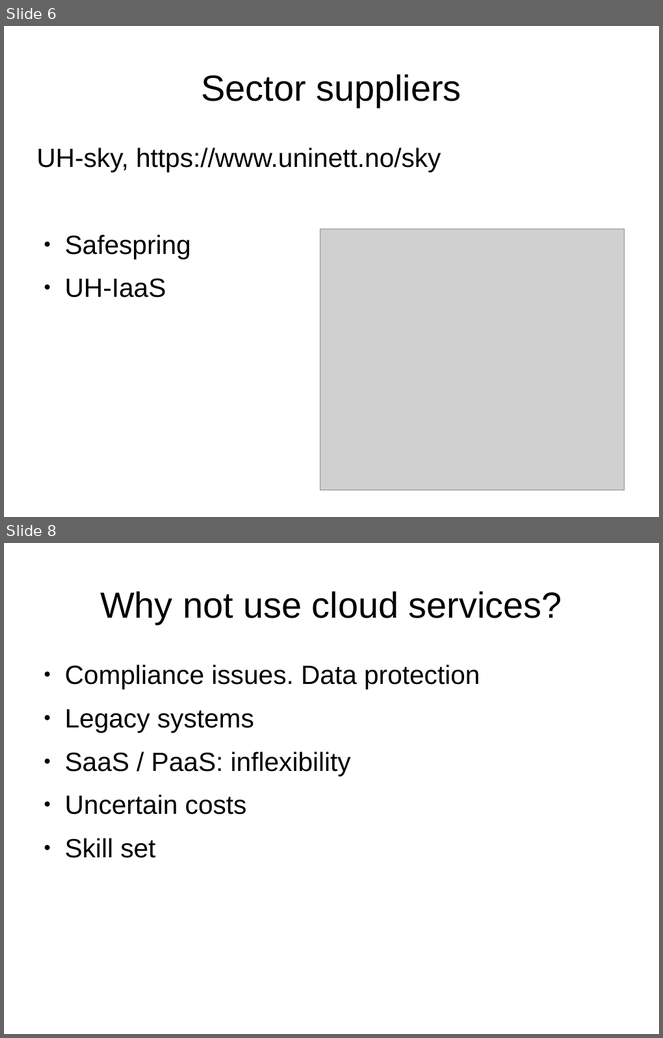
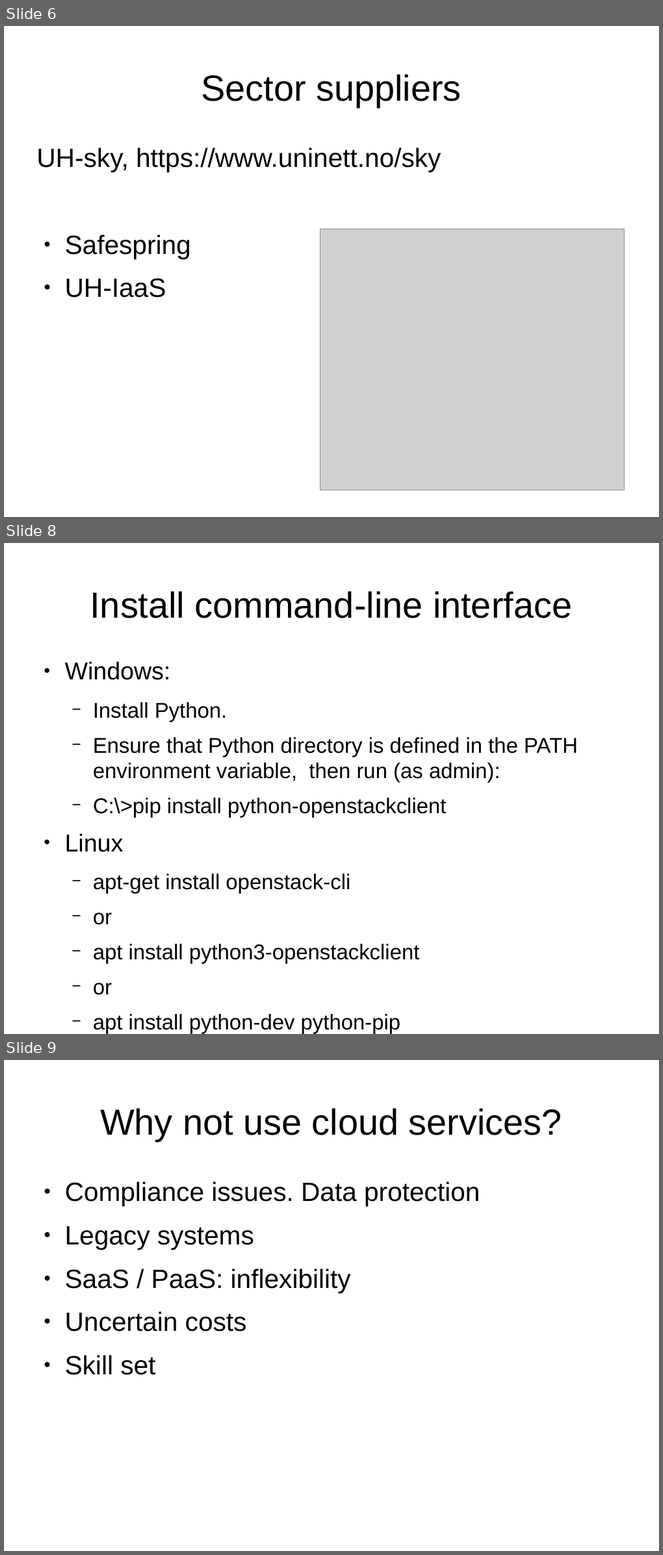
Before and after one commit to arnsteio/UH-IaaS-mini-workshop, a slide deck: UH-sky_IaaS-MiniWorkshop.odp. Shown one above the other, each under a label of ours: slides 6 and 8 before the commit, slides 6, 8 and 9 after it; the slides between them are not shown. The pictures are 663x1038 and 663x1555 pixels, drawn with LibreOffice and Linux fonts; fonts in the diff are those of the drawing; grey boxes stand for pictures. Boxes give left, top, right and bottom in pixels: in the first picture for what was removed or moved away, otherwise in the second. Text is boxed around its words. In the diff, an @@ line names an element or a change of style, - is before the commit and + after.

Commit message:
Added windows install instructions

```diff
--- a/UH-sky_IaaS-MiniWorkshop.odp
+++ b/UH-sky_IaaS-MiniWorkshop.odp
@@ slide 8 added at bbox=[4, 543, 659, 1034], background #FFFFFF @@
@@ title added at bbox=[90, 591, 572, 618], 44 pt, text #000000 @@
+Install command-line interface
@@ text added at bbox=[65, 661, 578, 1034], 25.9 pt, text #000000 @@
+● Windows:
+  − Install Python.
+  − Ensure that Python directory is defined in the PATH environment variable, then run (as admin):
+  − C:\>pip install python-openstackclient
+● Linux
+  − apt-get install openstack-cli
+  − or
+  − apt install python3-openstackclient
+  − or
+  − apt install python-dev python-pip
+  − pip install python-openstackclient
@@ what was slide 8 is now slide 9 @@
```
Also in this commit, not shown: 1 slide changed, 2 other files.
